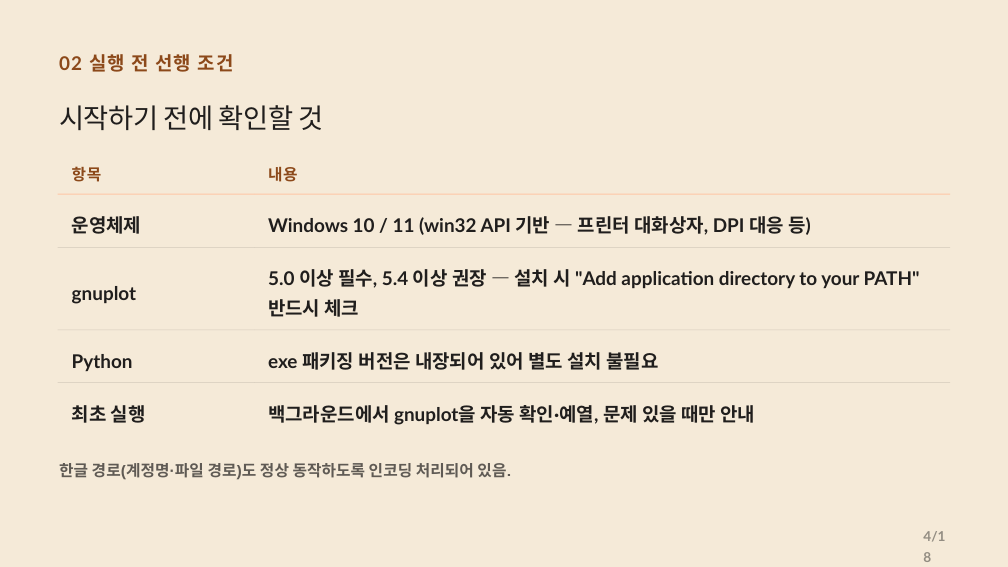
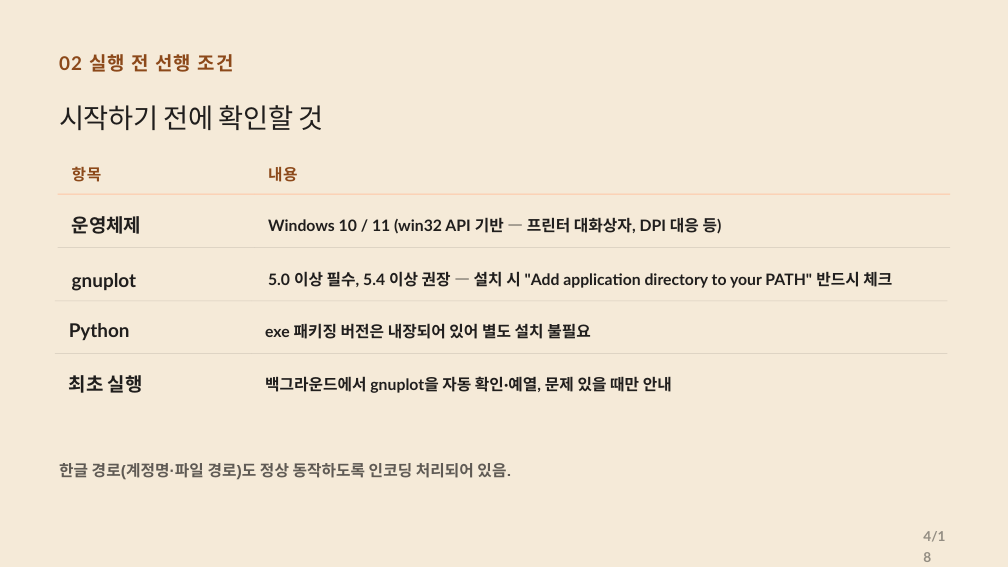
Before and after one commit to CWKIM113/CathPlot_Pub, a slide deck: slide 4 of CathPlot_Deck.pptx. Drawn at 1008x567 pixels with LibreOffice and Linux fonts; fonts in the diff are those of the drawing. Boxes give left, top, right and bottom in pixels: in the first picture for what was removed or moved away, otherwise in the second. Text is boxed around its words. In the diff, an @@ line names an element or a change of style, - is before the commit and + after.

```diff
--- a/CathPlot_Deck.pptx
+++ b/CathPlot_Deck.pptx
@@ text "gnuplot": place and size @@
-text "gnuplot" at (72,286,136,304)
+text "gnuplot" at (72,273,136,291)
@@ text "Python" at (69,323,130,340): line spacing 1.3 to 1.2 @@
@@ 4 texts, 4 rectangles: place and size @@
-4 texts, 4 rectangles at (58,330,950,425)
+4 texts, 4 rectangles at (55,300,947,393)
@@ text "최초 실행" at (69,375,143,393): line spacing 1.3 to 1.2 @@
@@ size 27 to 22.5 pt in 4 elements at (268,217,722,234), (268,271,892,288), (265,323,591,339), (265,376,672,393) @@
```
Also in this commit, not shown: 10 other slides changed, 1 other file.
